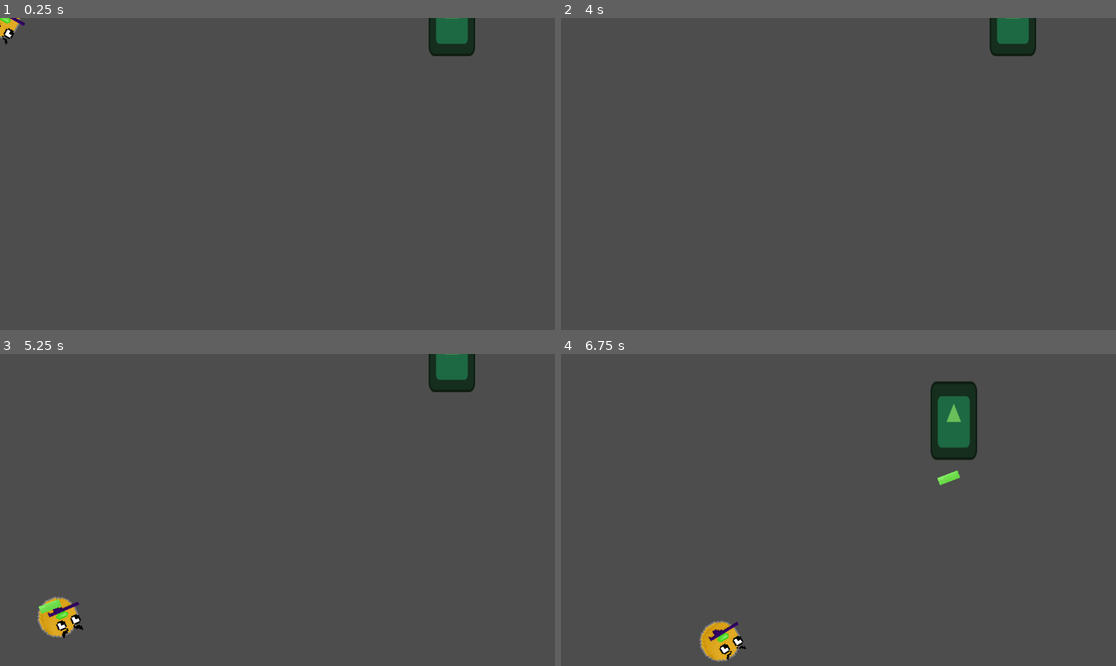
Above: before the commit, frames 1-4 (two rows, left to right).
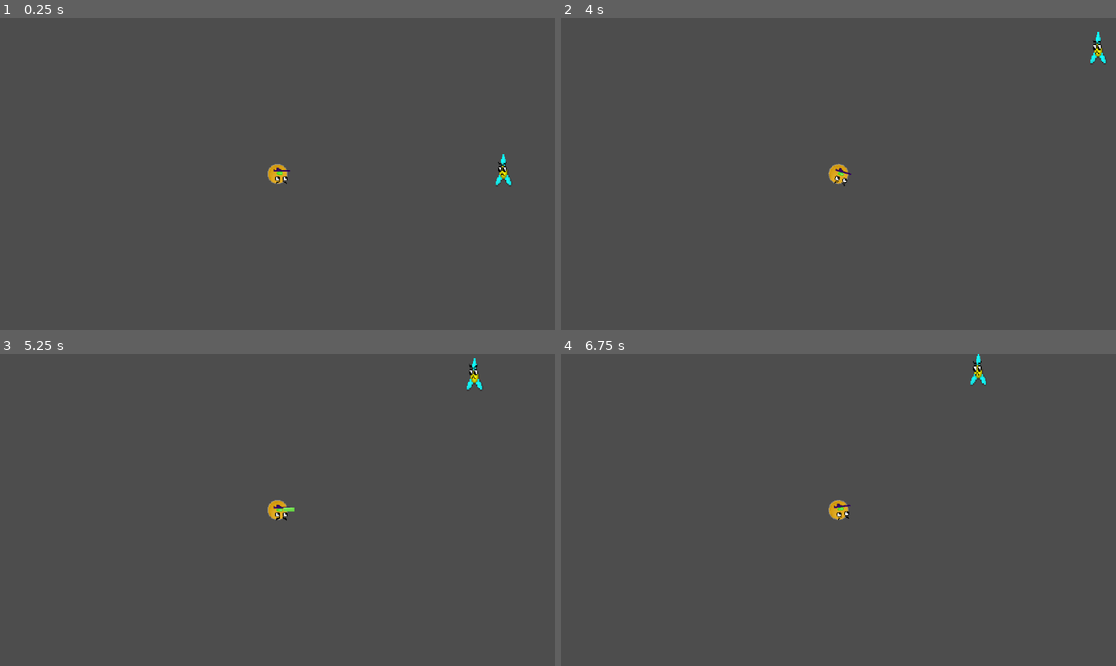
Above: after the commit, the same moments.

Repository: BradyKearley/Plants-Vs-Pesticides
Game: Godot game, scene res://Scenes/main.tscn
Same seed, same stepped clock (60 frames per second), same inputs: the game is played once before the commit and once after it. The engine's default icon, where the game draws it, is replaced by a stand-in: a white triangle on a blue panel in a dark square.
Inputs (mouse positions are in pixels of both pictures, inside the frame that each line leads up to):
- Up to frame 1 (0.25 s): no input
- Up to frame 2 (4 s): tap Enter (ui_accept) at 0.5, 0.77, 1.25, 1.52, 2, 3.02, 3.5, 3.77 s; move the mouse to (960, 158) at 0.52 s; hold A (A) 0.53-1.28 s; tap D (D) at 0.8, 1.35, 3.05 s; move the mouse to (727, 189) at 1.27 s; tap S (S) at 1.55, 3.8 s; move the mouse to (894, 105) at 2.02 s; hold S (S) 2.03-2.78 s; tap A (A) at 2.3, 2.85 s; move the mouse to (810, 236) at 2.77 s; move the mouse to (1005, 220) at 3.52 s; hold D (D) from 3.53 s (still down)
- Up to frame 3 (5.25 s): move the mouse to (111, 463) at 4.27 s; release D (D) at 4.28 s; tap S (S) at 4.35 s; tap Enter (ui_accept) at 4.52 s; tap A (A) at 4.55 s; move the mouse to (305, 510) at 5.02 s; hold D (D) from 5.03 s (still down); click (305, 510) at 5.1 s
- Up to frame 4 (6.75 s): move the mouse to (755, 432) at 5.77 s; release D (D) at 5.78 s; tap W (W) at 5.85 s; tap Enter (ui_accept) at 6.02 s; tap S (S) at 6.05 s; move the mouse to (960, 494) at 6.52 s; hold A (A) from 6.53 s (still down)

The runs differ from the first frame. In frame 1, 1.6% of the frame differs, in the area x 0-93%, y 0-54%; in frame 2, 1.3%; in frame 3, 2.0%; in frame 4, 3.3%, in the area x 24-77%, y 0-99%.

Commit message:
BRADY DOES MORE STUFF

Diff:
--- a/Scenes/Enemy_1.tscn
+++ b/Scenes/Enemy_1.tscn
@@ -1,31 +1,59 @@
-[gd_scene load_steps=5 format=3 uid="uid://b7r8tnnmxk3qe"]
+[gd_scene load_steps=8 format=3 uid="uid://b7r8tnnmxk3qe"]
 
-[ext_resource type="Texture2D" uid="uid://bug5run3uk885" path="res://Assets/icon.svg" id="1_k0rha"]
-[ext_resource type="Script" path="res://Scenes/enemy_1.gd" id="1_qes1b"]
-
-[sub_resource type="RectangleShape2D" id="RectangleShape2D_l4w3r"]
-size = Vector2(95, 159)
+[ext_resource type="Script" path="res://Scripts/enemy_1.gd" id="1_qes1b"]
+[ext_resource type="Texture2D" uid="uid://bxfxd8id4qa8w" path="res://Assets/flowerSpritePack/flowerSprite0.png" id="2_gbj00"]
+[ext_resource type="Texture2D" uid="uid://cps2cpvka2vdu" path="res://Assets/flowerSpritePack/flowerSprite1.png" id="3_4ly5y"]
 
 [sub_resource type="CircleShape2D" id="CircleShape2D_b3vq4"]
 radius = 667.68
 
+[sub_resource type="RectangleShape2D" id="RectangleShape2D_3h1cc"]
+size = Vector2(62, 132)
+
+[sub_resource type="RectangleShape2D" id="RectangleShape2D_edwp8"]
+size = Vector2(73, 139)
+
+[sub_resource type="SpriteFrames" id="SpriteFrames_shjne"]
+animations = [{
+"frames": [{
+"duration": 1.0,
+"texture": ExtResource("2_gbj00")
+}, {
+"duration": 1.0,
+"texture": ExtResource("3_4ly5y")
+}],
+"loop": true,
+"name": &"idle",
+"speed": 3.0
+}]
+
 [node name="Enemy" type="CharacterBody2D" groups=["enemy"]]
 script = ExtResource("1_qes1b")
-
-[node name="Sprite2D" type="Sprite2D" parent="."]
-modulate = Color(0.415686, 0.74902, 0.352941, 1)
-position = Vector2(-9.53674e-07, -1)
-scale = Vector2(0.753906, 1.26953)
-texture = ExtResource("1_k0rha")
-
-[node name="CollisionShape2D" type="CollisionShape2D" parent="."]
-position = Vector2(-0.5, -1.5)
-shape = SubResource("RectangleShape2D_l4w3r")
 
 [node name="Detection Roots" type="Area2D" parent="."]
 
 [node name="CollisionShape2D" type="CollisionShape2D" parent="Detection Roots"]
 shape = SubResource("CircleShape2D_b3vq4")
 
+[node name="CollisionShape2D" type="CollisionShape2D" parent="." groups=["enemy"]]
+position = Vector2(0, -14)
+shape = SubResource("RectangleShape2D_3h1cc")
+
+[node name="Hitbox" type="Area2D" parent="." groups=["enemy"]]
+
+[node name="CollisionShape2D" type="CollisionShape2D" parent="Hitbox" groups=["enemy"]]
+position = Vector2(1.5, -13.5)
+shape = SubResource("RectangleShape2D_edwp8")
+
+[node name="AnimatedSprite2D" type="AnimatedSprite2D" parent="."]
+position = Vector2(-9.53674e-07, -1)
+scale = Vector2(0.1, 0.168)
+sprite_frames = SubResource("SpriteFrames_shjne")
+animation = &"idle"
+
+[node name="StunTimer" type="Timer" parent="."]
+
 [connection signal="body_entered" from="Detection Roots" to="." method="_on_detection_roots_body_entered"]
 [connection signal="body_exited" from="Detection Roots" to="." method="_on_detection_roots_body_exited"]
+[connection signal="body_entered" from="Hitbox" to="." method="_on_hitbox_body_entered"]
+[connection signal="timeout" from="StunTimer" to="." method="_on_stun_timer_timeout"]
--- a/Scenes/bullet.tscn
+++ b/Scenes/bullet.tscn
@@ -1,7 +1,7 @@
 [gd_scene load_steps=4 format=3 uid="uid://cds8aukk81iw3"]
 
 [ext_resource type="Texture2D" uid="uid://s0n8wp6impuc" path="res://Assets/playerSpritePack/playerBullet.png" id="1_1k2av"]
-[ext_resource type="Script" path="res://bullet.gd" id="1_yovwc"]
+[ext_resource type="Script" path="res://Scripts/bullet.gd" id="1_yovwc"]
 
 [sub_resource type="RectangleShape2D" id="RectangleShape2D_v7bt0"]
 size = Vector2(44, 16)
@@ -9,10 +9,12 @@
 [node name="Bullet" type="Area2D" groups=["Bullet"]]
 script = ExtResource("1_yovwc")
 
-[node name="Sprite2D" type="Sprite2D" parent="."]
+[node name="Sprite2D" type="Sprite2D" parent="." groups=["Bullet"]]
 scale = Vector2(0.1, 0.1)
 texture = ExtResource("1_1k2av")
 
-[node name="CollisionShape2D" type="CollisionShape2D" parent="."]
+[node name="CollisionShape2D" type="CollisionShape2D" parent="." groups=["Bullet"]]
 position = Vector2(0, -2)
 shape = SubResource("RectangleShape2D_v7bt0")
+
+[connection signal="body_entered" from="." to="." method="_on_body_entered"]
--- a/color_rect.tscn
+++ b/Scenes/color_rect.tscn
@@ -1,8 +1,8 @@
 [gd_scene load_steps=4 format=3 uid="uid://b56o2nbj4crpm"]
 
 [ext_resource type="Texture2D" uid="uid://dlsdbbfrkvx0w" path="res://Assets/New Piskel (4).png" id="1_2kj0e"]
-[ext_resource type="PackedScene" uid="uid://c0vatgxmt1vj5" path="res://wall.tscn" id="2_te0ov"]
-[ext_resource type="PackedScene" uid="uid://b7rgqwleigmlw" path="res://r_ock.tscn" id="3_tjvev"]
+[ext_resource type="PackedScene" uid="uid://c0vatgxmt1vj5" path="res://Scenes/wall.tscn" id="2_te0ov"]
+[ext_resource type="PackedScene" uid="uid://b7rgqwleigmlw" path="res://Scenes/r_ock.tscn" id="3_tjvev"]
 
 [node name="Background" type="ColorRect"]
 offset_left = -1365.0
--- a/Scenes/main.tscn
+++ b/Scenes/main.tscn
@@ -9,5 +9,8 @@
 rotation = 0.0
 scale = Vector2(1, 1)
 
+[node name="Camera2D" type="Camera2D" parent="Ronald"]
+zoom = Vector2(0.5, 0.5)
+
 [node name="CharacterBody2D" parent="." instance=ExtResource("2_l4bj1")]
 position = Vector2(938, -1)
--- a/Scenes/ronald.tscn
+++ b/Scenes/ronald.tscn
@@ -19,8 +19,20 @@
 "speed": 3.0
 }]
 
-[sub_resource type="RectangleShape2D" id="RectangleShape2D_jlmwi"]
-size = Vector2(128, 127)
+[sub_resource type="CircleShape2D" id="CircleShape2D_oa8gc"]
+radius = 45.0
+
+[sub_resource type="RectangleShape2D" id="RectangleShape2D_lhtll"]
+size = Vector2(7810, 450.023)
+
+[sub_resource type="RectangleShape2D" id="RectangleShape2D_3nd0m"]
+size = Vector2(639.949, 12650)
+
+[sub_resource type="RectangleShape2D" id="RectangleShape2D_viwf3"]
+size = Vector2(510.01, 12820)
+
+[sub_resource type="CircleShape2D" id="CircleShape2D_jaky4"]
+radius = 50.0
 
 [node name="Ronald" type="CharacterBody2D" groups=["Player"]]
 rotation = 3.14159
@@ -36,8 +48,9 @@
 frame_progress = 0.238094
 
 [node name="CollisionShape2D" type="CollisionShape2D" parent="."]
-position = Vector2(-1, -0.5)
-shape = SubResource("RectangleShape2D_jlmwi")
+position = Vector2(-4.76837e-07, -1.81899e-12)
+scale = Vector2(1, 1)
+shape = SubResource("CircleShape2D_oa8gc")
 
 [node name="DashTimer" type="Timer" parent="."]
 wait_time = 2.5
@@ -45,5 +58,34 @@
 [node name="ShootTimer" type="Timer" parent="."]
 wait_time = 0.5
 
+[node name="BoundingBox" type="Area2D" parent="."]
+position = Vector2(12270, 30.0311)
+rotation = 1.5708
+
+[node name="CollisionShape2D" type="CollisionShape2D" parent="BoundingBox"]
+position = Vector2(44.985, 5960)
+scale = Vector2(1, 1)
+shape = SubResource("RectangleShape2D_lhtll")
+
+[node name="CollisionShape2D2" type="CollisionShape2D" parent="BoundingBox"]
+position = Vector2(3619.96, 12175)
+scale = Vector2(0.999999, 0.999999)
+shape = SubResource("RectangleShape2D_3nd0m")
+
+[node name="CollisionShape2D3" type="CollisionShape2D" parent="BoundingBox"]
+position = Vector2(-3810.03, 12470)
+scale = Vector2(1, 1)
+shape = SubResource("RectangleShape2D_viwf3")
+
+[node name="Hitbox" type="Area2D" parent="."]
+
+[node name="CollisionShape2D" type="CollisionShape2D" parent="Hitbox"]
+position = Vector2(-1.81899e-12, -9.53674e-07)
+scale = Vector2(1, 1)
+shape = SubResource("CircleShape2D_jaky4")
+
 [connection signal="timeout" from="DashTimer" to="." method="_on_dash_timer_timeout"]
 [connection signal="timeout" from="ShootTimer" to="." method="_on_shoot_timer_timeout"]
+[connection signal="area_entered" from="BoundingBox" to="." method="_on_bounding_box_area_entered"]
+[connection signal="body_entered" from="BoundingBox" to="." method="_on_bounding_box_body_entered"]
+[connection signal="area_entered" from="Hitbox" to="." method="_on_hitbox_area_entered"]
--- a/bullet.gd
+++ b/Scripts/bullet.gd
@@ -1,7 +1,7 @@
 extends Area2D
 
 # Speed of the bullet
-@export var speed: float = 500
+@export var speed: float =1000
 # Direction of movement
 var direction: Vector2 = Vector2.ZERO
 
@@ -10,10 +10,13 @@
 	# Move the bullet in the specified direction
 	global_position += direction * speed * delta
 
-	# Remove the bullet if it goes off-screen
-	if not get_viewport_rect().has_point(global_position):
-		queue_free()
 
 # Initialize the bullet with its direction
 func initialize(direction_vector: Vector2) -> void:
 	direction = direction_vector.normalized()
+
+
+func _on_body_entered(body: Node2D) -> void:
+	if body.is_in_group("enemy"):
+		body.hit()
+		queue_free()
--- a/Scripts/character_body_2d.gd
+++ b/Scripts/character_body_2d.gd
@@ -7,9 +7,16 @@
 var canShoot = true
 var dashSpeed = 1
 var dashCooldown
+
+var health = 100
+
 func _ready() -> void:
 	$AnimatedSprite2D.play("Idle")
 func _process(delta: float) -> void:
+
+	if health <=0:
+		print("DEATH")
+
 	var mouse_position = get_global_mouse_position()
 	look_at(mouse_position)
 	if Input.is_action_just_pressed("Shoot"):
@@ -46,6 +53,7 @@
 		$ShootTimer.start()
 		var bullet = bulletScene.instantiate()
 		bullet.global_position = global_position  # Set bullet spawn position
+
 		bullet.initialize((get_global_mouse_position() - global_position).normalized())  # Set direction
 		bullet.look_at(get_global_mouse_position())
 		get_parent().add_child(bullet)  # Add the bullet to the scene
@@ -55,3 +63,16 @@
 	$ShootTimer.stop()
 	canShoot = true
 	pass # Replace with function body.
+
+
+
+func _on_bounding_box_area_entered(area: Area2D) -> void:
+	if area.is_in_group("Bullet"):
+		area.queue_free()
+
+
+
+func _on_hitbox_area_entered(area: Area2D) -> void:
+	if area.is_in_group("enemy"):
+		health -= 25
+		print(health)
--- a/Scenes/enemy_1.gd
+++ b/Scripts/enemy_1.gd
@@ -4,9 +4,12 @@
 var player_detected = false
 var player: Node2D = null
 var stop_distance = 100  # Minimum distance to stop moving
-
+var health = 100
+var stunnded = false
+func _ready() -> void:
+	$AnimatedSprite2D.play("idle")
 func _physics_process(delta):
-	if player_detected and player:
+	if player_detected and player and not stunnded:
 		var distance_to_player = position.distance_to(player.position)
 		if distance_to_player > stop_distance:
 			var direction = (player.position - position).normalized()
@@ -20,3 +23,19 @@
 	if body == player:
 		player_detected = false
 		player = null
+
+func hit():
+	health -= 25
+	print(health)
+	if health <= 0:
+		queue_free()
+
+
+func _on_hitbox_body_entered(body: Node2D) -> void:
+	$StunTimer.start()
+	stunnded = true
+
+
+func _on_stun_timer_timeout() -> void:
+	stunnded = false
+	$StunTimer.stop()
Not shown, added: Assets/flowerSpritePack/flowerSprite0.png.import
Not shown, added: Assets/flowerSpritePack/flowerSprite1.png.import
Renamed: door.tscn -> Scenes/door.tscn
Renamed: r_ock.tscn -> Scenes/r_ock.tscn
Not shown: 1 places in Scenes/ronald.tscn that only renumber resources
Renamed: wall.tscn -> Scenes/wall.tscn
